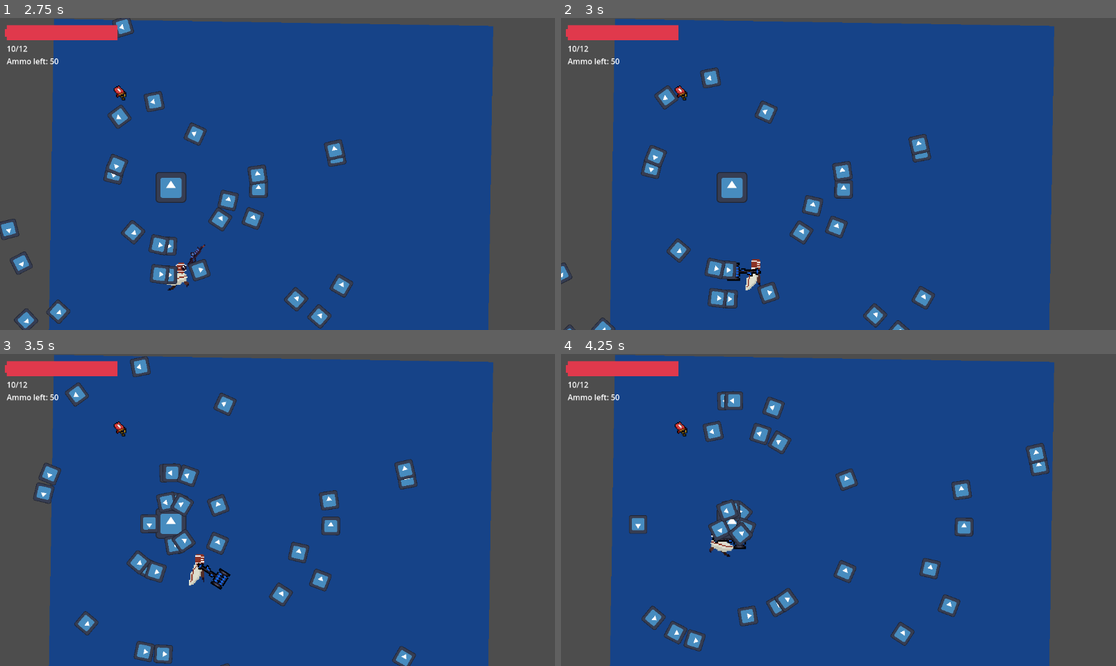
Above: before the commit, frames 1-4 (two rows, left to right).
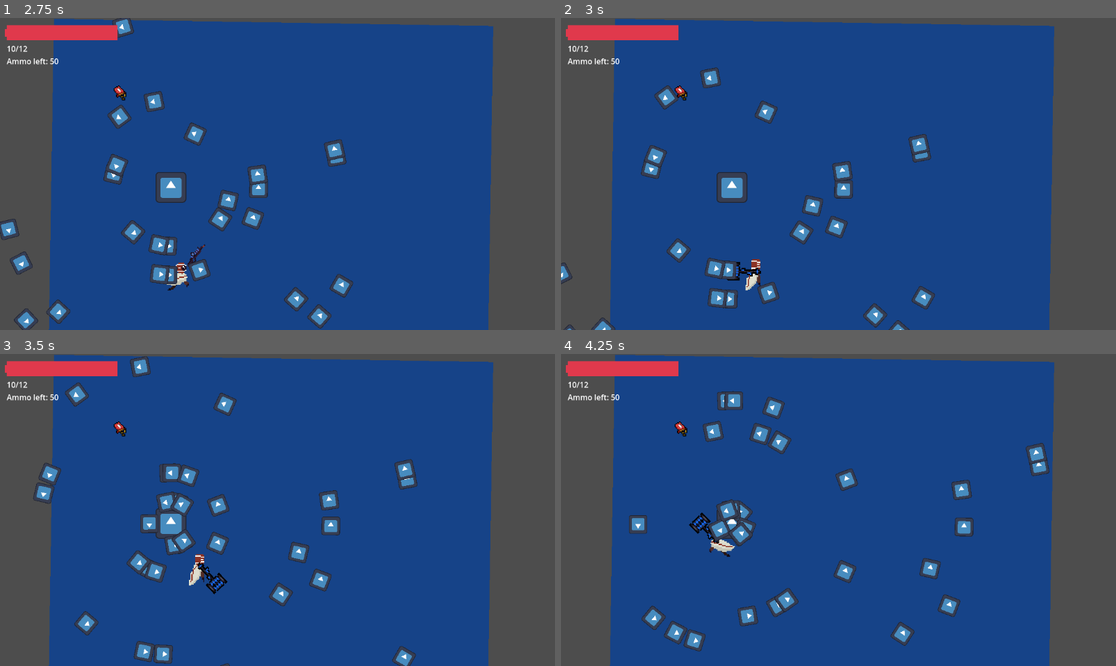
Above: after the commit, the same moments.

Repository: MettallicOnyx/Boss-Rush-Jam-Project
Game: Godot game, scene res://scenes/boss_rush_jam.tscn
The game is run twice, just before and just after one commit, with the same random seed, the same clock (stepped at 60 frames per second) and the same inputs. The engine's default icon, where the game draws it, is replaced by a stand-in: a white triangle on a blue panel in a dark square.
Inputs (mouse positions are in pixels of both pictures, inside the frame that each line leads up to):
- Up to frame 1 (2.75 s): tap Enter (ui_accept) at 0.5, 0.77, 1.52 s; move the mouse to (399, 158) at 0.52 s; hold D (right) 0.53-1.28 s; tap E (ability) at 0.6 s; click (399, 158) at 0.67 s; move the mouse to (166, 189) at 1.27 s; hold S (down) 1.28-2.03 s; tap Shift (dash) at 1.35 s; move the mouse to (333, 105) at 2.02 s; hold D (right) from 2.03 s (still down); click (333, 105) at 2.1 s
- Up to frame 2 (3 s): move the mouse to (810, 236) at 2.77 s; release D (right) at 2.78 s; hold W (up) from 2.78 s (still down); tap F (swap_weapon) at 2.85 s; click (810, 236) at 2.92 s
- Up to frame 3 (3.5 s): keep holding W (up); tap Enter (ui_accept) at 3.02 s
- Up to frame 4 (4.25 s): move the mouse to (1005, 556) at 3.52 s; release W (up) at 3.53 s; hold A (left) from 3.53 s (still down); hold Q from 3.53 s (still down); tap Enter (ui_accept) at 3.77 s

Frame 1 is identical in both runs. In frame 2, less than 0.1% of the frame differs, in the area x 29-36%, y 78-85%; in frame 3, 0.2%; in frame 4, 0.2%, in the area x 23-34%, y 50-63%.

Commit message:
small melee fix and sound changes

Diff:
--- a/scenes/weapons/gun.tscn
+++ b/scenes/weapons/gun.tscn
@@ -19,4 +19,4 @@
 
 [node name="Gunshot" type="AudioStreamPlayer2D" parent="."]
 stream = ExtResource("3_5svgy")
-volume_db = -2.0
+volume_db = -20.0
--- a/scripts/weapons/melee.gd
+++ b/scripts/weapons/melee.gd
@@ -3,7 +3,8 @@
 @export var attack_component: AttackComponent
 @export var damage_time: float = 0.3
 
-@export var spin_speed = 4
+@export var spin_speed: float = 4.25
+@export var hit_delay: float = 0.20
 
 var player: Player
 
@@ -36,6 +37,7 @@
 		is_spinning = true;
 
 func attack(return_point: Vector2) -> void:
+	await get_tree().create_timer(hit_delay).timeout
 	rotation -= PI
 	attack_component.process_mode = Node.PROCESS_MODE_INHERIT
 	await get_tree().create_timer(damage_time).timeout
